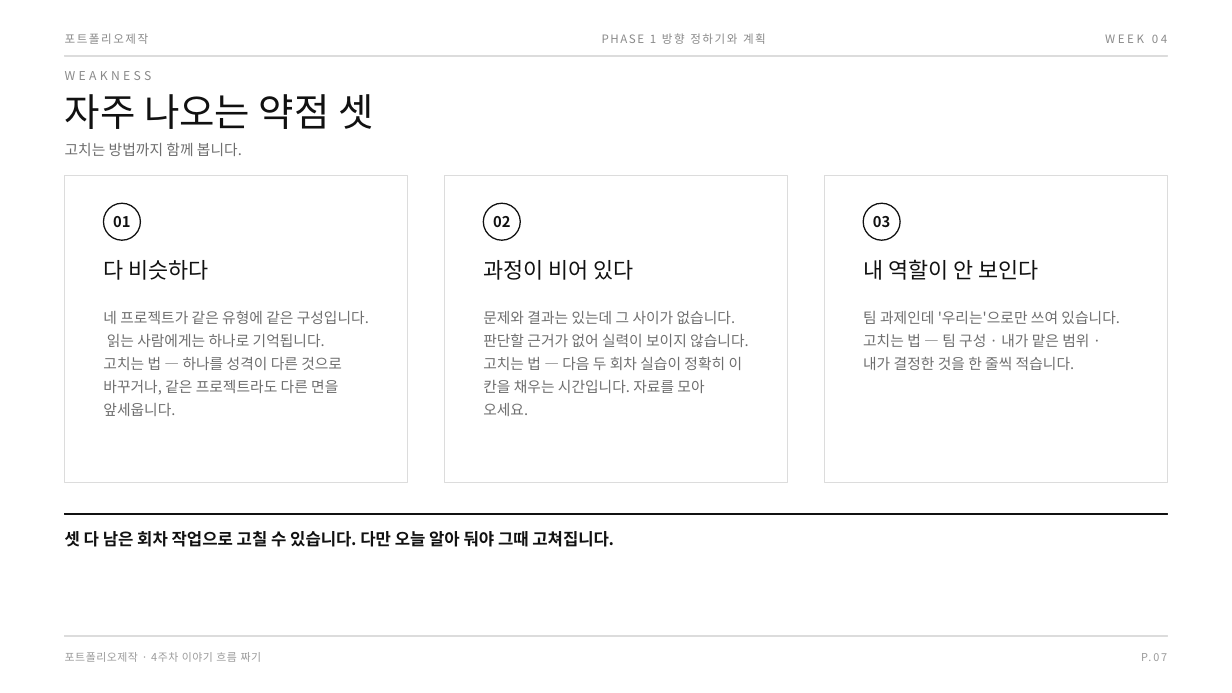
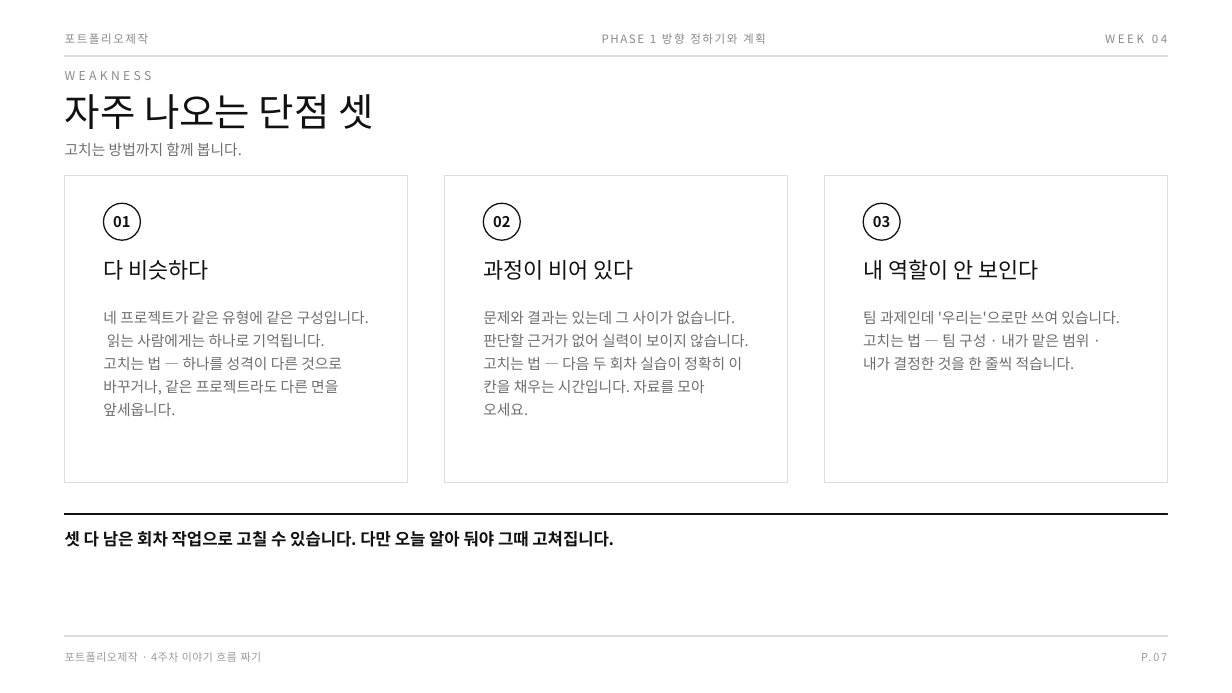
Before and after one commit to design-eng/MIN.D, a slide deck: slide 11 of dist/weeks-포트폴리오제작/포트폴리오제작_04주차_이야기흐름짜기.pptx. Drawn at 1232x693 pixels with LibreOffice and Linux fonts; fonts in the diff are those of the drawing. Boxes give left, top, right and bottom in pixels: in the first picture for what was removed or moved away, otherwise in the second. Text is boxed around its words. In the diff, an @@ line names an element or a change of style, - is before the commit and + after.

```diff
--- a/dist/weeks-포트폴리오제작/포트폴리오제작_04주차_이야기흐름짜기.pptx
+++ b/dist/weeks-포트폴리오제작/포트폴리오제작_04주차_이야기흐름짜기.pptx
@@ text at (65, 94, 373, 129): text changed @@
-자주 나오는 약점 셋
+자주 나오는 단점 셋
```
Also in this commit, not shown: 4 other slides changed, 12 other files.
